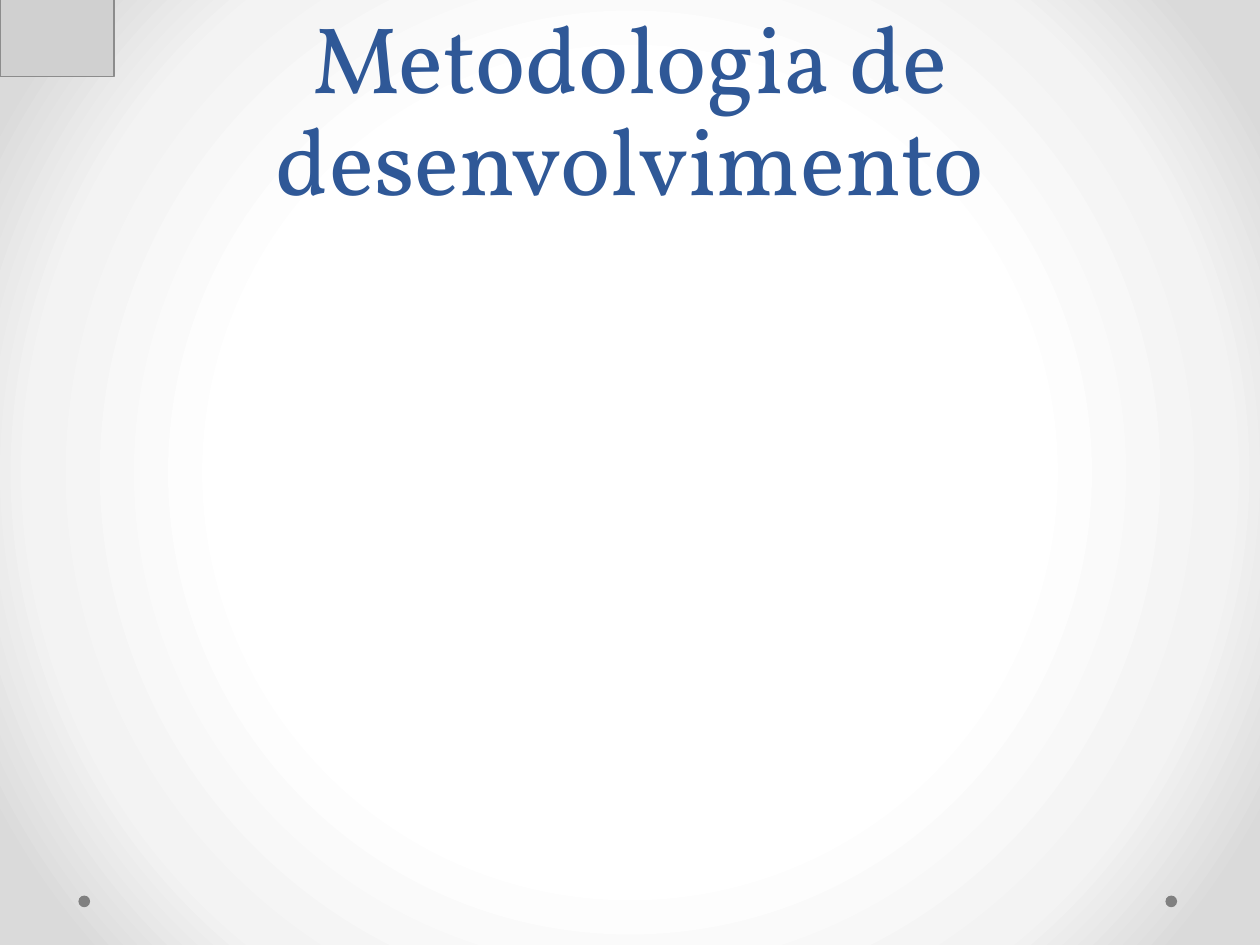
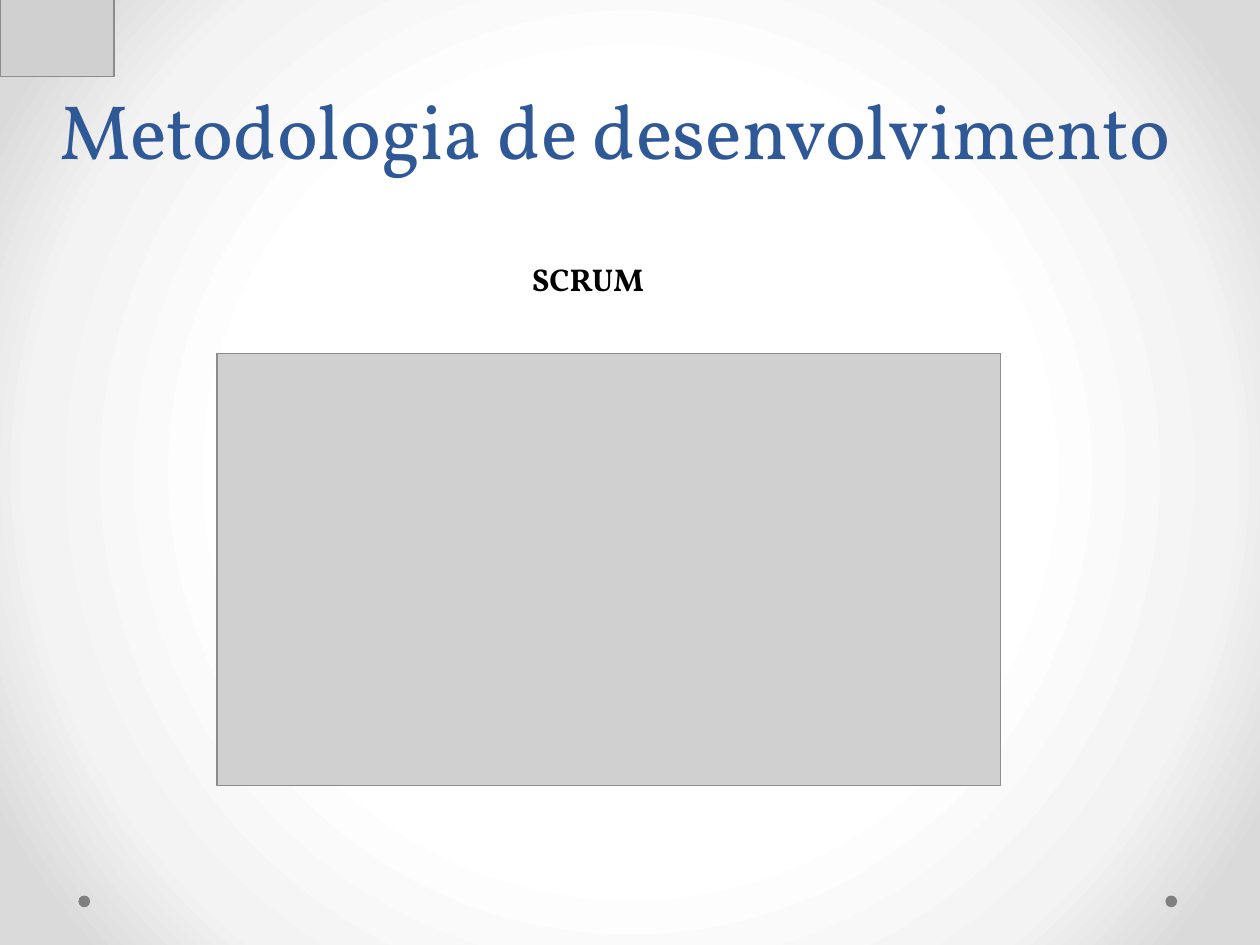
Before and after one commit to Neimarmg/TCC, a slide deck: slide 17 of Ppt.pptx. Drawn at 1260x945 pixels with LibreOffice and Linux fonts; fonts in the diff are those of the drawing; grey boxes stand for pictures. Boxes give left, top, right and bottom in pixels: in the first picture for what was removed or moved away, otherwise in the second. Text is boxed around its words. In the diff, an @@ line names an element or a change of style, - is before the commit and + after.

```diff
--- a/Ppt.pptx
+++ b/Ppt.pptx
@@ title "Metodologia de desenvolvimento": place and size @@
-title "Metodologia de desenvolvimento" at box(276, 25, 984, 196)
+title "Metodologia de desenvolvimento" at box(60, 104, 1170, 178)
@@ title "Metodologia de desenvolvimento" at box(60, 104, 1170, 178): size 54 to 44 pt @@
@@ text added at box(532, 269, 644, 292), 18 pt, text #000000, bold @@
+SCRUM
@@ picture added at box(217, 354, 1000, 786) @@
```
Also in this commit, not shown: 5 other slides changed, 2 other files.
